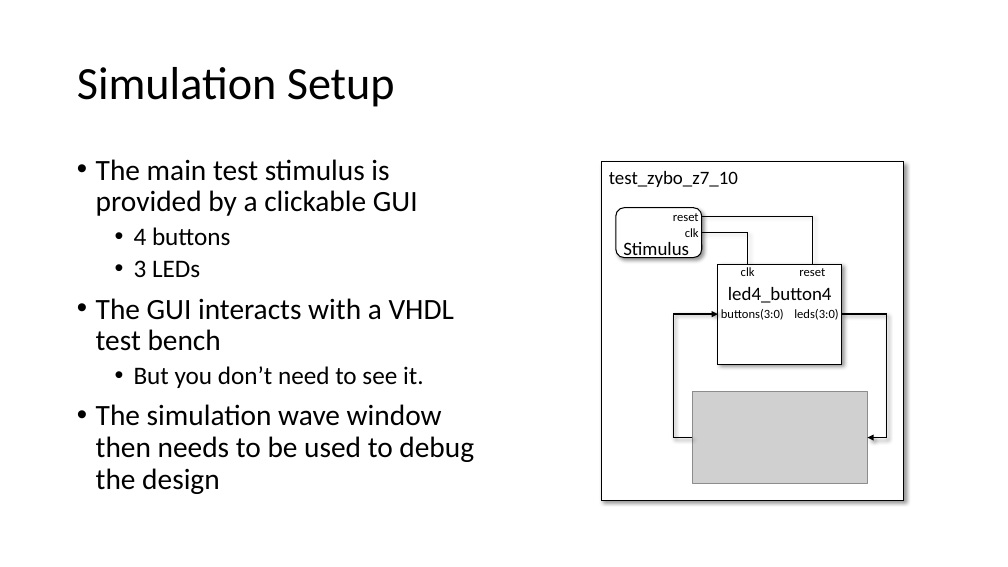
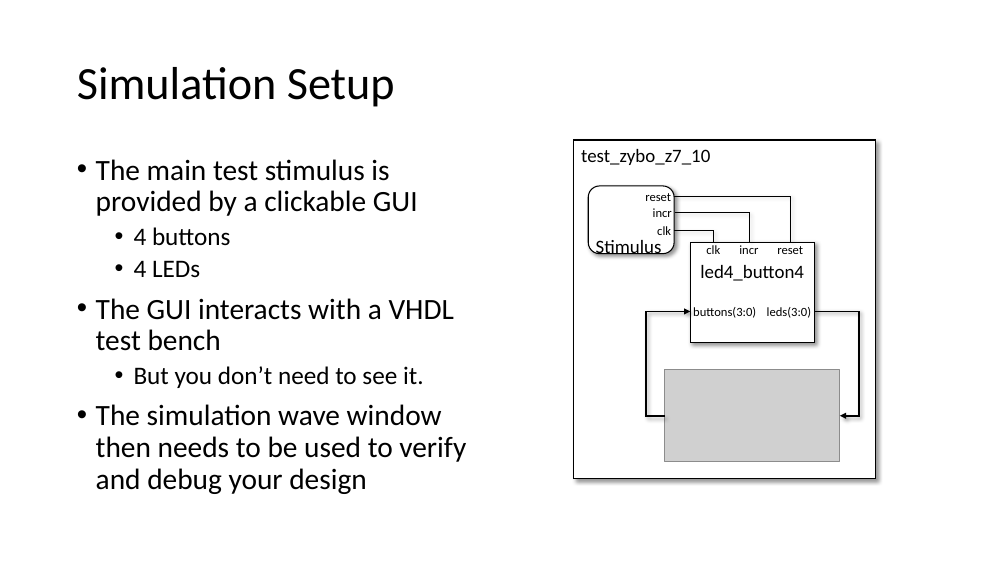
Before and after one commit to house-of-abbey/scratch_vhdl, a slide deck: slide 10 of docs/Training/Training_Material.pptx. Drawn at 1008x567 pixels with LibreOffice and Linux fonts; fonts in the diff are those of the drawing; grey boxes stand for pictures. Boxes give left, top, right and bottom in pixels: in the first picture for what was removed or moved away, otherwise in the second. Text is boxed around its words. In the diff, an @@ line names an element or a change of style, - is before the commit and + after.

```diff
--- a/docs/Training/Training_Material.pptx
+++ b/docs/Training/Training_Material.pptx
@@ text "test_zybo_z7_10": place and size @@
-text "test_zybo_z7_10" at [609, 171, 738, 187]
+text "test_zybo_z7_10" at [581, 149, 710, 165]
@@ rectangle: place and size @@
-rectangle at [601, 162, 903, 501]
+rectangle at [574, 140, 876, 479]
@@ rounded rectangle: place and size @@
-rounded rectangle at [616, 208, 702, 258]
+rounded rectangle at [588, 186, 675, 254]
@@ text added at [653, 208, 672, 217], 12 pt, text #000000 @@
+incr
@@ elbow line moved from (702, 216) - (813, 264) to (675, 197) - (790, 242) @@
@@ 4 texts: place and size @@
-4 texts at [623, 228, 838, 320]
+4 texts at [596, 226, 811, 318]
@@ elbow line moved from (702, 232) - (748, 264) to (675, 212) - (749, 242) @@
@@ elbow line added from (675, 231) to (714, 242), #000000 0.5 pt @@
@@ text at [134, 260, 200, 277]: text changed @@
-  • 3 LEDs
+  • 4 LEDs
@@ 2 texts, 1 picture, 1 rectangle: place and size @@
-2 texts, 1 picture, 1 rectangle at [673, 210, 868, 484]
+2 texts, 1 picture, 1 rectangle at [645, 193, 840, 462]
@@ text "clk": place and size @@
-text "clk" at [741, 267, 755, 276]
+text "clk" at [706, 245, 720, 254]
@@ text added at [739, 245, 758, 254], 12 pt, text #000000 @@
+incr
@@ text "reset": place and size @@
-text "reset" at [799, 268, 825, 276]
+text "reset" at [777, 246, 803, 254]
@@ elbow arrow moved from (693, 438) - (718, 314) to (665, 416) - (690, 312) @@
@@ elbow arrow moved from (842, 314) - (867, 438) to (814, 312) - (840, 416) @@
@@ text at [96, 404, 466, 494]: text changed @@
-• The simulation wave window then needs to be used to debug the design
+• The simulation wave window then needs to be used to verify and debug your design
```
Also in this commit, not shown: 5 other slides changed, 8 other files.
